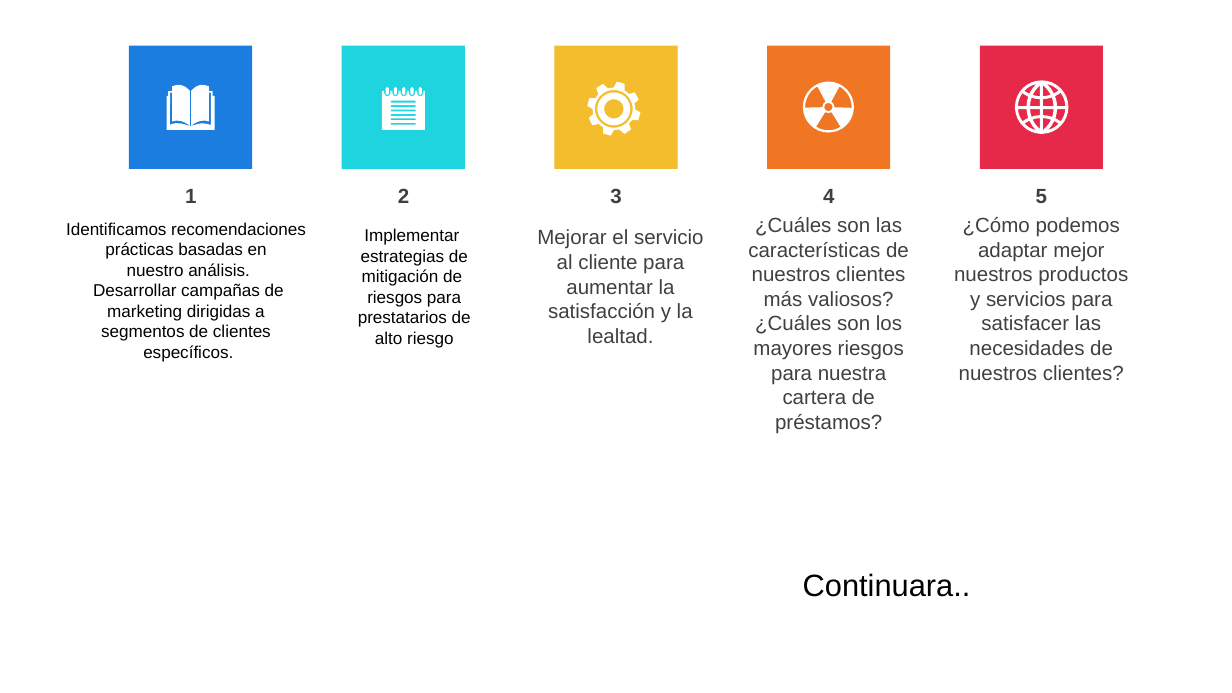
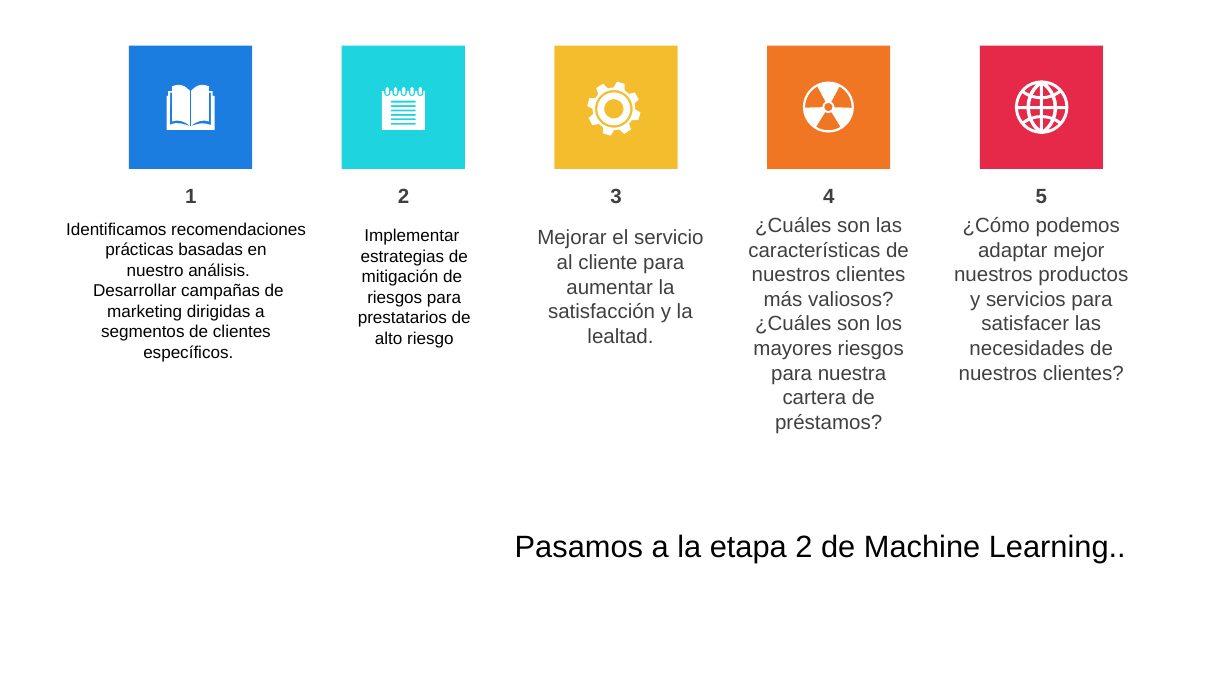
Before and after one commit to Juanolguin21/Data2, a slide deck: slide 24 of Analisis Bancario_Juan Manuel Olguin.pptx. Drawn at 1232x693 pixels with LibreOffice and Linux fonts; fonts in the diff are those of the drawing; background and template pictures are left out. Boxes give left, top, right and bottom in pixels: in the first picture for what was removed or moved away, otherwise in the second. Text is boxed around its words. In the diff, an @@ line names an element or a change of style, - is before the commit and + after.

```diff
--- a/Analisis Bancario_Juan Manuel Olguin.pptx
+++ b/Analisis Bancario_Juan Manuel Olguin.pptx
@@ text at [515,534,1126,563]: text changed @@
-Continuara..
+Pasamos a la etapa 2 de Machine Learning..
```
Also in this commit, not shown: 3 other slides changed, 9 slides added.
